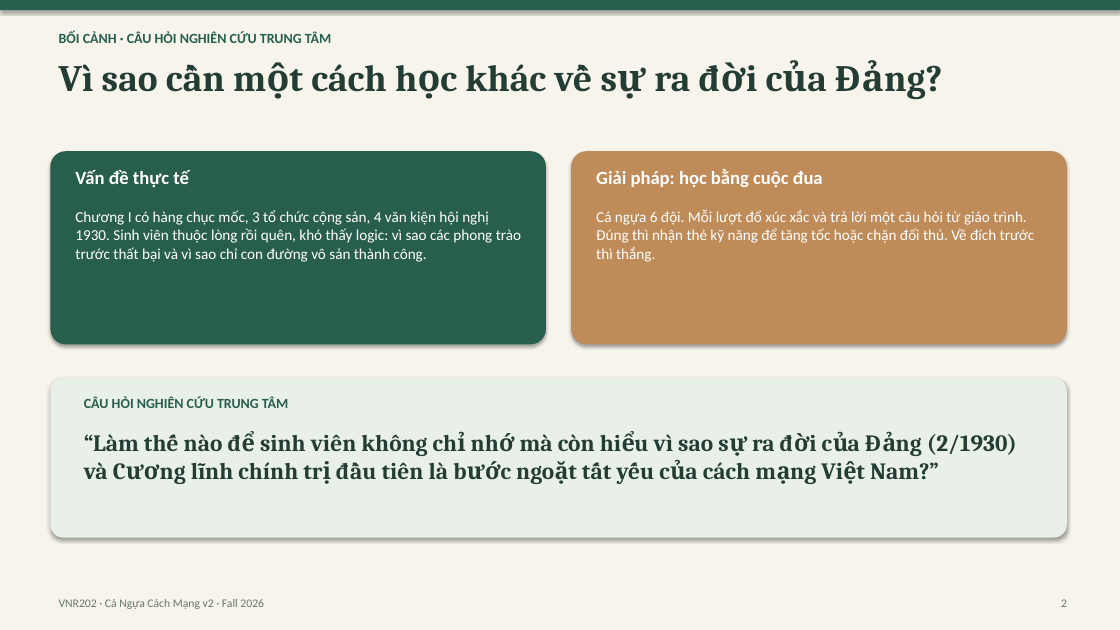
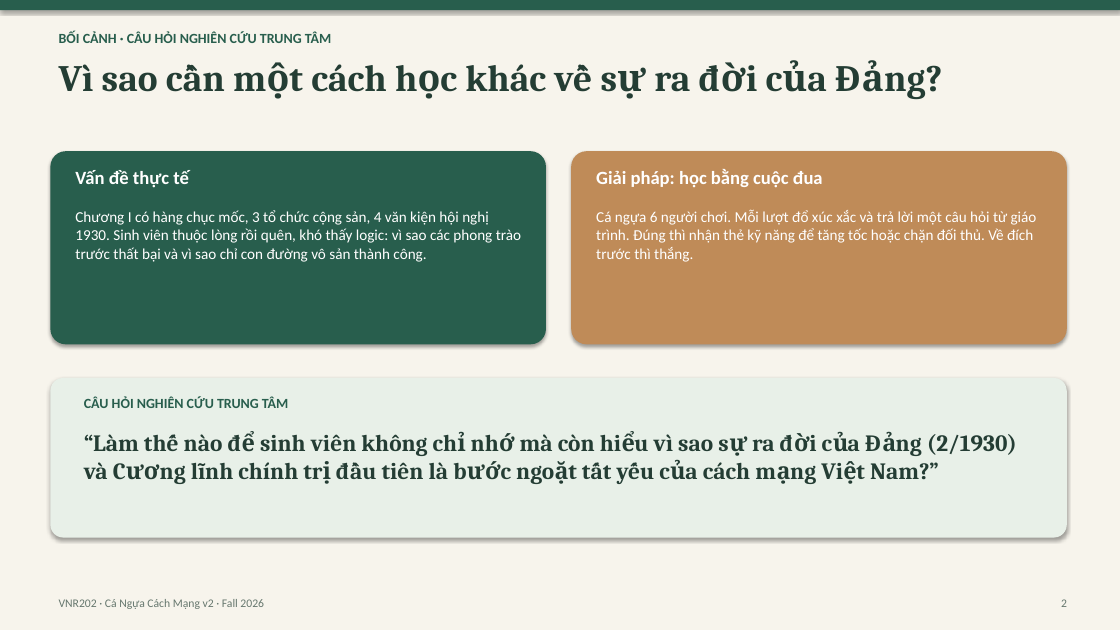
Before and after one commit to DatHoQuoc/VNR202, a slide deck: slide 2 of vnr-v2/slides/VNR202_CaNgua_Showcase_v2.pptx. Drawn at 1120x630 pixels with LibreOffice and Linux fonts; fonts in the diff are those of the drawing. Boxes give left, top, right and bottom in pixels: in the first picture for what was removed or moved away, otherwise in the second. Text is boxed around its words. In the diff, an @@ line names an element or a change of style, - is before the commit and + after.

```diff
--- a/vnr-v2/slides/VNR202_CaNgua_Showcase_v2.pptx
+++ b/vnr-v2/slides/VNR202_CaNgua_Showcase_v2.pptx
@@ text at (596, 209, 1037, 262): text changed @@
-Cá ngựa 6 đội. Mỗi lượt đổ xúc xắc và trả lời một câu hỏi từ giáo trình. Đúng thì nhận thẻ kỹ năng để tăng tốc hoặc chặn đối thủ. Về đích trước thì thắng.
+Cá ngựa 6 người chơi. Mỗi lượt đổ xúc xắc và trả lời một câu hỏi từ giáo trình. Đúng thì nhận thẻ kỹ năng để tăng tốc hoặc chặn đối thủ. Về đích trước thì thắng.
```
Also in this commit, not shown: 3 other slides changed, 14 other files.
